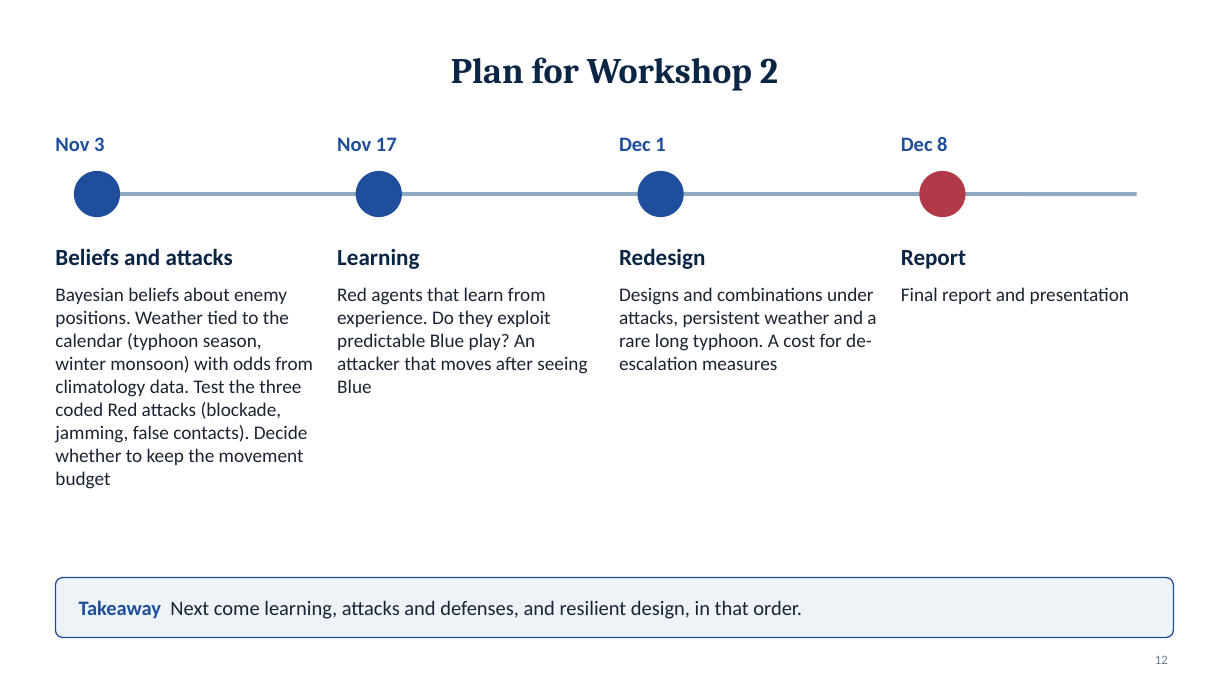
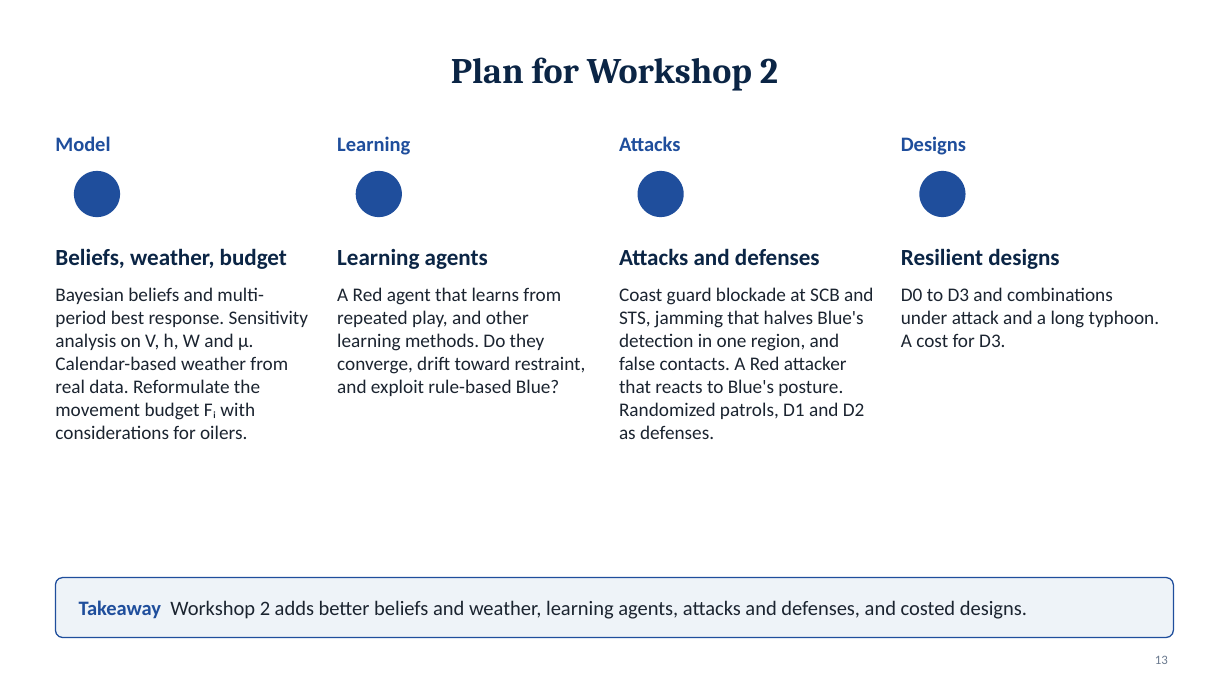
Before and after one commit to draggin-anchor/6.S974-Wargaming-Term-Project, a slide deck: slide 13 of deliverables/02-workshop1-slides.pptx (slide 12 before the commit). Drawn at 1232x693 pixels with LibreOffice and Linux fonts; fonts in the diff are those of the drawing. Boxes give left, top, right and bottom in pixels: in the first picture for what was removed or moved away, otherwise in the second. Text is boxed around its words. In the diff, an @@ line names an element or a change of style, - is before the commit and + after.

```diff
--- a/deliverables/02-workshop1-slides.pptx
+++ b/deliverables/02-workshop1-slides.pptx
@@ text at [55, 136, 110, 151]: text changed @@
-Nov 3
+Model
@@ text "Learning": place and size @@
-text "Learning" at [337, 249, 419, 269]
+text "Learning" at [337, 136, 410, 155]
@@ text "Learning" at [337, 136, 410, 155]: size 18 to 16 pt, text colour #0B2545 to #1F4E9C @@
@@ text removed at [337, 137, 397, 151] @@
-Nov 17
@@ text at [619, 136, 680, 151]: text changed @@
-Dec 1
+Attacks
@@ text at [901, 136, 966, 155]: text changed @@
-Dec 8
+Designs
@@ ellipse at [920, 171, 966, 217]: fill #B23A48 to #1F4E9C @@
@@ line removed from (92, 194) to (1137, 194) @@
@@ text at [55, 248, 287, 269]: text changed @@
-Beliefs and attacks
+Beliefs, weather, budget
@@ text added at [337, 249, 488, 269], 18 pt, text #0B2545, bold @@
+Learning agents
@@ text at [619, 248, 820, 265]: text changed @@
-Redesign
+Attacks and defenses
@@ text at [901, 248, 1059, 269]: text changed @@
-Report
+Resilient designs
@@ text at [55, 287, 308, 439]: text changed @@
-Bayesian beliefs about enemy positions. Weather tied to the calendar (typhoon season, winter monsoon) with odds from climatology data. Test the three coded Red attacks (blockade, jamming, false contacts). Decide whether to keep the movement budget
+Bayesian beliefs and multi-period best response. Sensitivity analysis on V, h, W and μ. Calendar-based weather from real data. Reformulate the movement budget Fᵢ with considerations for oilers.
@@ text at [337, 287, 586, 396]: text changed @@
-Red agents that learn from experience. Do they exploit predictable Blue play? An attacker that moves after seeing Blue
+A Red agent that learns from repeated play, and other learning methods. Do they converge, drift toward restraint, and exploit rule-based Blue?
@@ text at [619, 287, 873, 439]: text changed @@
-Designs and combinations under attacks, persistent weather and a rare long typhoon. A cost for de-escalation measures
+Coast guard blockade at SCB and STS, jamming that halves Blue's detection in one region, and false contacts. A Red attacker that reacts to Blue's posture. Randomized patrols, D1 and D2 as defenses.
@@ text at [901, 287, 1160, 347]: text changed @@
-Final report and presentation
+D0 to D3 and combinations under attack and a long typhoon. A cost for D3.
@@ text at [79, 600, 1027, 619]: text changed @@
-Takeaway Next come learning, attacks and defenses, and resilient design, in that order.
+Takeaway Workshop 2 adds better beliefs and weather, learning agents, attacks and defenses, and costed designs.
```
Also in this commit, not shown: 6 other slides changed, 1 slide added, 2 other files.
